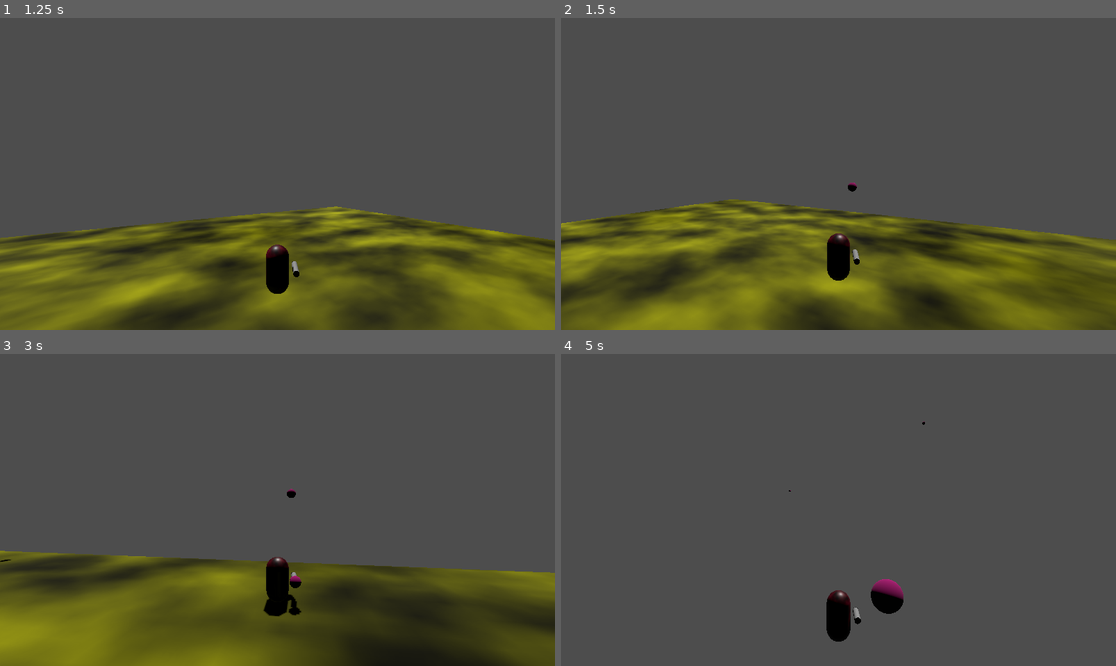
Above: before the commit, frames 1-4 (two rows, left to right).
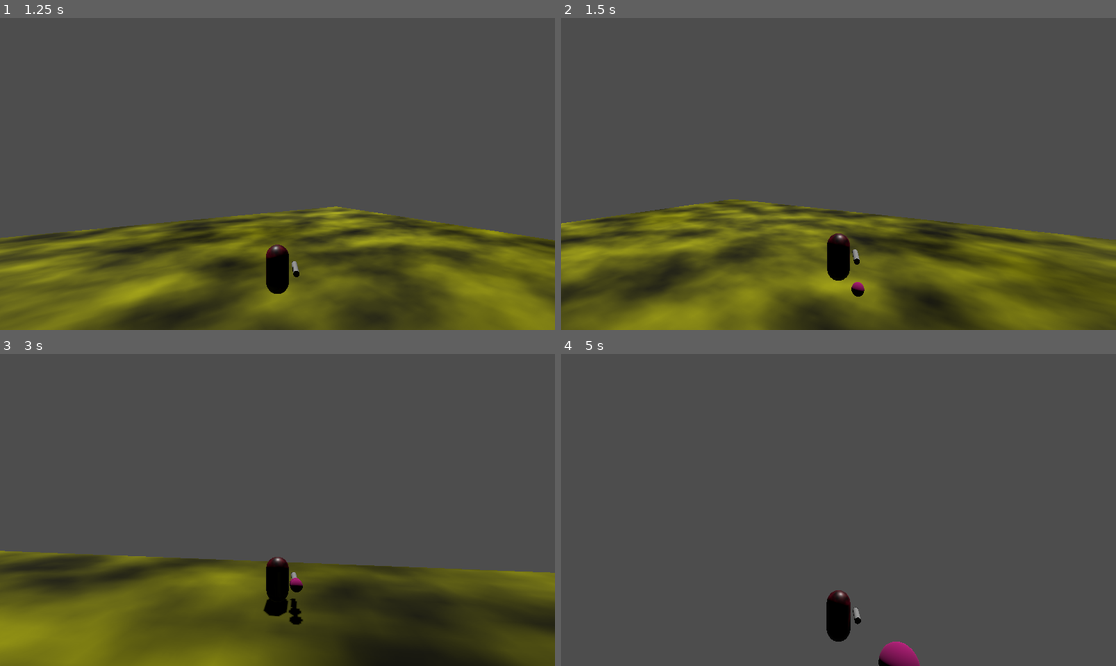
Above: after the commit, the same moments.

Repository: bsu-cs315/P3-Weaver
Game: Godot game, scene res://world/world.tscn
The game is run twice, just before and just after one commit, with the same random seed, the same clock (stepped at 60 frames per second) and the same inputs.
Inputs (mouse positions are in pixels of both pictures, inside the frame that each line leads up to):
- Up to frame 1 (1.25 s): tap Enter at 0.5 s; move the mouse to (305, 174) at 0.52 s; press the mouse at (305, 174) at 0.53 s; hold W (move_forward) from 0.53 s (still down); tap Space (jump) at 0.77 s; tap Mouse wheel up (decrement_angle, bound only after the commi… at 0.8 s
- Up to frame 2 (1.5 s): keep holding W (move_forward); move the mouse to (810, 174) at 1.27 s; release the mouse at (810, 174) at 1.28 s; tap Mouse wheel up (decrement_angle, bound only after the commi… at 1.35 s
- Up to frame 3 (3 s): keep holding W (move_forward); tap Space (jump) at 1.52 s; tap Mouse wheel down (increment_angle, bound only after the com… at 1.55, 2.1 s; move the mouse to (288, 503) at 2.02 s; press the mouse at (288, 503) at 2.03 s; move the mouse to (271, 516) at 2.77 s; release the mouse at (271, 516) at 2.78 s; click (271, 516) at 2.85 s
- Up to frame 4 (5 s): keep holding W (move_forward); tap Space (jump) at 3.02, 3.77, 4.52 s; tap Mouse wheel up (decrement_angle, bound only after the commi… at 3.05, 3.6 s; move the mouse to (877, 513) at 3.52 s; tap Mouse wheel down (increment_angle, bound only after the com… at 3.8, 4.35 s; move the mouse to (794, 506) at 4.27 s; click (794, 506) at 4.55 s

Frame 1 is identical in both runs. In frame 2, 0.1% of the frame differs, in the area x 51-55%, y 52-90%; in frame 3, 0.2%; in frame 4, 1.0%, in the area x 41-66%, y 21-100%.

Commit message:
Add simple angle system

Diff:
--- a/launcher/launcher.gd
+++ b/launcher/launcher.gd
@@ -1,8 +1,11 @@
 extends Node3D
 
+const _ROTATION_DEGREES_PER_SECOND := 45.0
+
 var charge_power = 0
+var _angle := 0.0
 
-@export var force := Vector3(-500,-5,-500)
+@export var force := Vector3(-200,0,-200)
 @onready var bird = preload("res://birds/bird.tscn")
 
 
@@ -12,15 +15,28 @@
 
 
 
-func _process(_delta:float):
+func _process(delta:float):
+	var original_angle := _angle
+
+	if Input.is_action_just_pressed("increment_angle"):
+		_angle -= _ROTATION_DEGREES_PER_SECOND * delta
+	elif Input.is_action_just_pressed("decrement_angle"):
+		_angle += _ROTATION_DEGREES_PER_SECOND * delta
+
+	_angle = clampf(_angle, -90, 0)
+
+	var current_force = Vector3(force.x, (_angle/20), force.z)
+	print (current_force)
+
+
 	if Input.is_action_pressed("launch"):
 		charge_power += .1
 		print (charge_power)
 	if Input.is_action_just_released("launch"):
-		_make_new_bird(charge_power*force)
+		_make_new_bird(charge_power*current_force)
 		charge_power = 0
 	elif (charge_power >= 5):
-		_make_new_bird(charge_power*force)
+		_make_new_bird(charge_power*current_force)
 		charge_power = 0
 
 
--- a/player_body/player_body.tscn
+++ b/player_body/player_body.tscn
@@ -45,4 +45,4 @@
 
 [node name="launcher" parent="." instance=ExtResource("2_7wjhc")]
 transform = Transform3D(1, 0, 0, 0, -0.0150092, 0.999887, 0, -0.999887, -0.0150092, 0.759242, 0, 0)
-force = Vector3(-500, -5, -500)
+force = Vector3(-200, 0, -200)
--- a/project.godot
+++ b/project.godot
@@ -47,3 +47,13 @@
 "events": [Object(InputEventMouseButton,"resource_local_to_scene":false,"resource_name":"","device":-1,"window_id":0,"a …(253 unchanged characters)…
 ]
 }
+increment_angle={
+"deadzone": 0.5,
+"events": [Object(InputEventMouseButton,"resource_local_to_scene":false,"resource_name":"","device":-1,"window_id":0,"alt_pressed":false,"shift_pressed":false,"ctrl_pressed":false,"meta_pressed":false,"button_mask":0,"position":Vector2(0, 0),"global_position":Vector2(0, 0),"factor":1.0,"button_index":5,"canceled":false,"pressed":false,"double_click":false,"script":null)
+]
+}
+decrement_angle={
+"deadzone": 0.5,
+"events": [Object(InputEventMouseButton,"resource_local_to_scene":false,"resource_name":"","device":-1,"window_id":0,"alt_pressed":false,"shift_pressed":false,"ctrl_pressed":false,"meta_pressed":false,"button_mask":0,"position":Vector2(0, 0),"global_position":Vector2(0, 0),"factor":1.0,"button_index":4,"canceled":false,"pressed":false,"double_click":false,"script":null)
+]
+}
